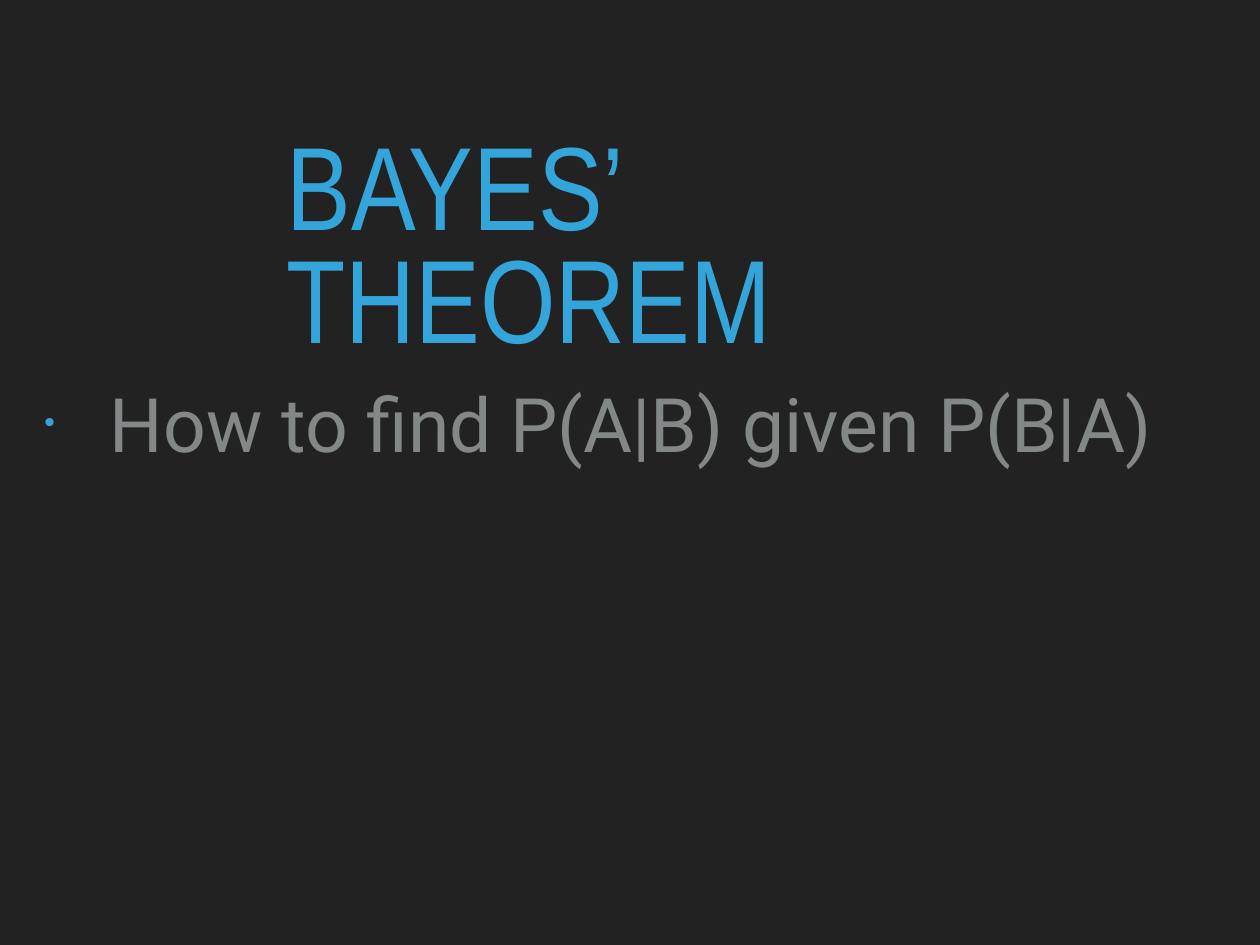
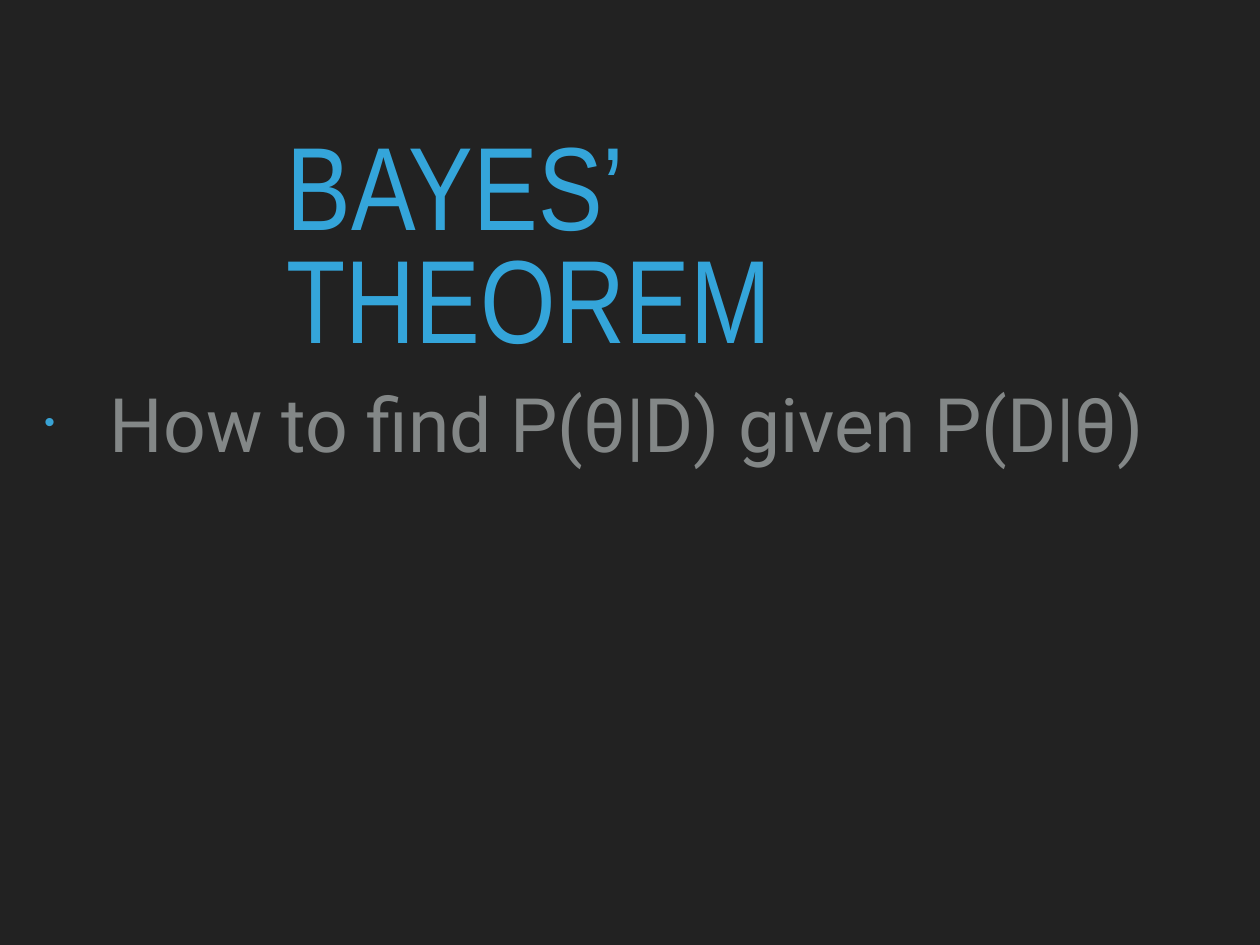
Before and after one commit to patricks1/noble-machine-learning, a slide deck: slide 9 of Session5/Session5_Slides.pptx. Drawn at 1260x945 pixels with LibreOffice and Linux fonts; fonts in the diff are those of the drawing. Boxes give left, top, right and bottom in pixels: in the first picture for what was removed or moved away, otherwise in the second. Text is boxed around its words. In the diff, an @@ line names an element or a change of style, - is before the commit and + after.

Commit message:
made some changes to Bayes slides and fixed some things in Session5 ipynb's

```diff
--- a/Session5/Session5_Slides.pptx
+++ b/Session5/Session5_Slides.pptx
@@ text at (110,392,1143,469): text changed @@
-• How to find P(A|B) given P(B|A)
+• How to find P(θ|D) given P(D|θ)
```
Also in this commit, not shown: 10 other slides changed, 2 other files.
